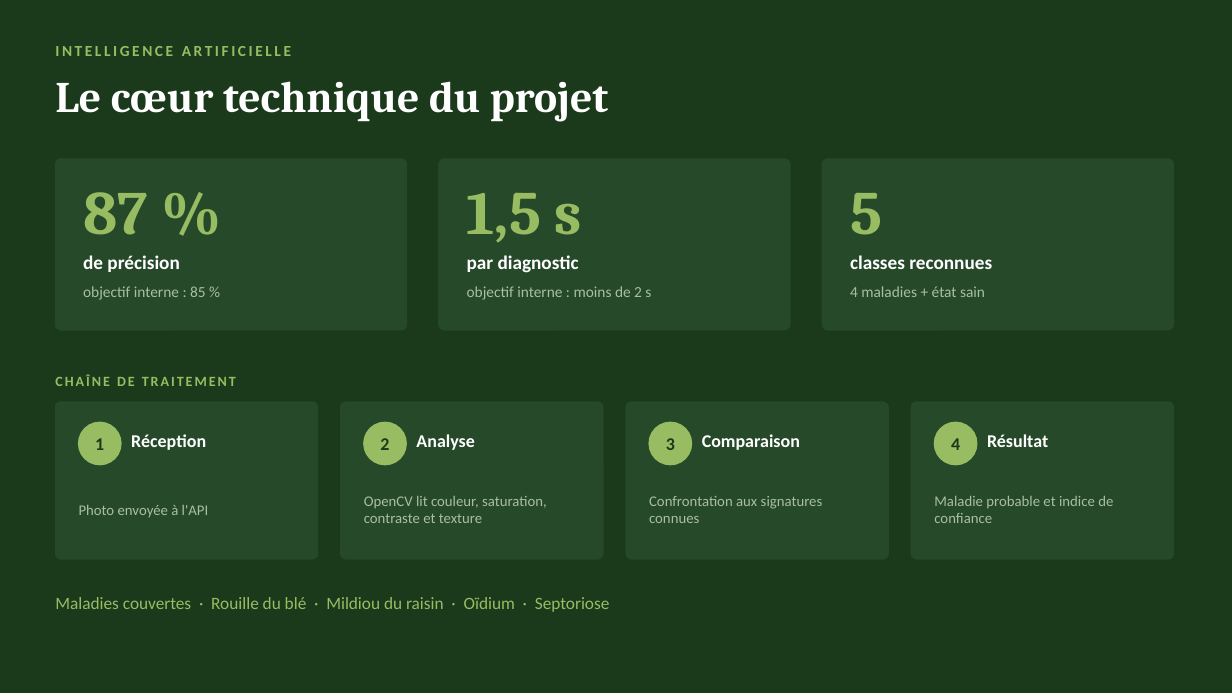
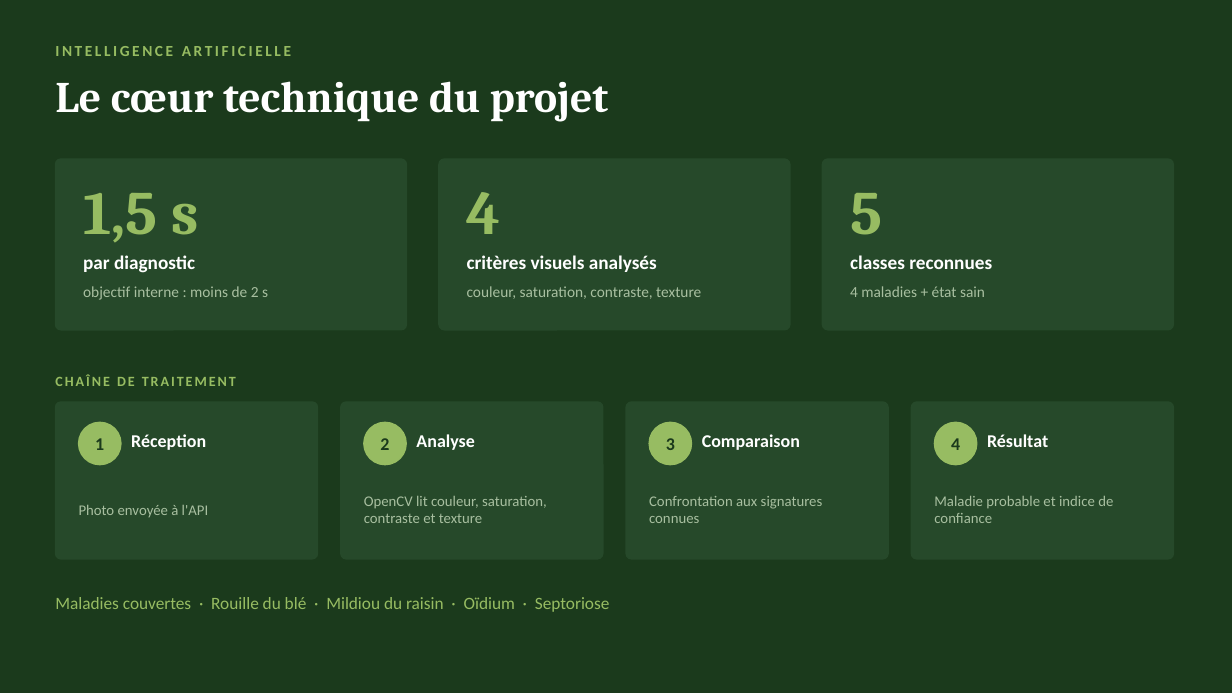
Before and after one commit to Antonito35/diagnositique-plante, a slide deck: slide 10 of SOUTENANCE.pptx. Drawn at 1232x693 pixels with LibreOffice and Linux fonts; fonts in the diff are those of the drawing. Boxes give left, top, right and bottom in pixels: in the first picture for what was removed or moved away, otherwise in the second. Text is boxed around its words. In the diff, an @@ line names an element or a change of style, - is before the commit and + after.

```diff
--- a/SOUTENANCE.pptx
+++ b/SOUTENANCE.pptx
@@ text at [83, 193, 198, 242]: text changed @@
-87 %
+1,5 s
@@ text at [467, 192, 501, 234]: text changed @@
-1,5 s
+4
@@ text at [83, 255, 195, 273]: text changed @@
-de précision
+par diagnostic
@@ text at [467, 255, 657, 272]: text changed @@
-par diagnostic
+critères visuels analysés
@@ text at [83, 286, 268, 300]: text changed @@
-objectif interne : 85 %
+objectif interne : moins de 2 s
@@ text at [467, 286, 701, 299]: text changed @@
-objectif interne : moins de 2 s
+couleur, saturation, contraste, texture
```
Also in this commit, not shown: 1 other slide changed, 7 other files.
